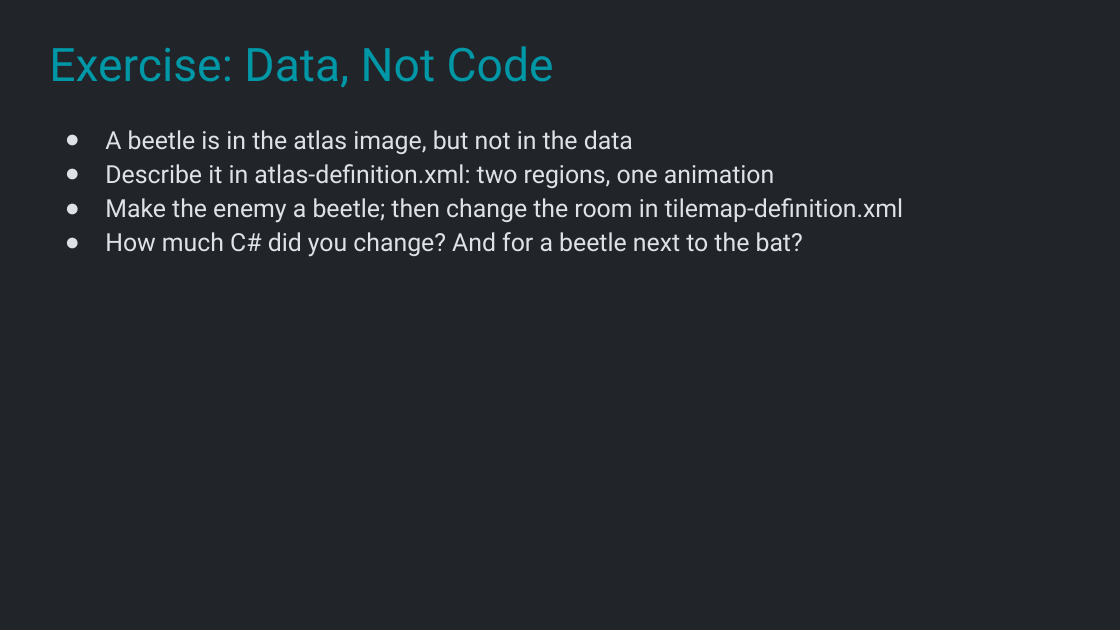
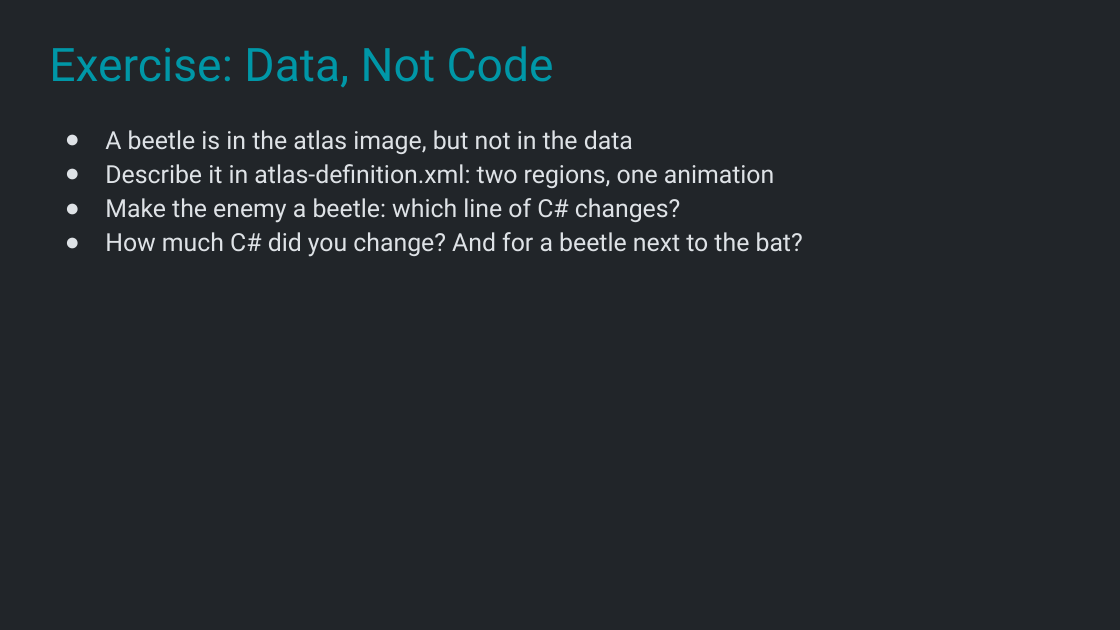
Before and after one commit to Metamate/gar, a slide deck: slide 36 of slides/03 Snake.pptx. Drawn at 1120x630 pixels with LibreOffice and Linux fonts; fonts in the diff are those of the drawing. Boxes give left, top, right and bottom in pixels: in the first picture for what was removed or moved away, otherwise in the second. Text is boxed around its words. In the diff, an @@ line names an element or a change of style, - is before the commit and + after.

```diff
--- a/slides/03 Snake.pptx
+++ b/slides/03 Snake.pptx
@@ text at box(105, 198, 680, 223): text changed @@
-● Make the enemy a beetle; then change the room in tilemap-definition.xml
+● Make the enemy a beetle: which line of C# changes?
```
Also in this commit, not shown: 6 other files.
